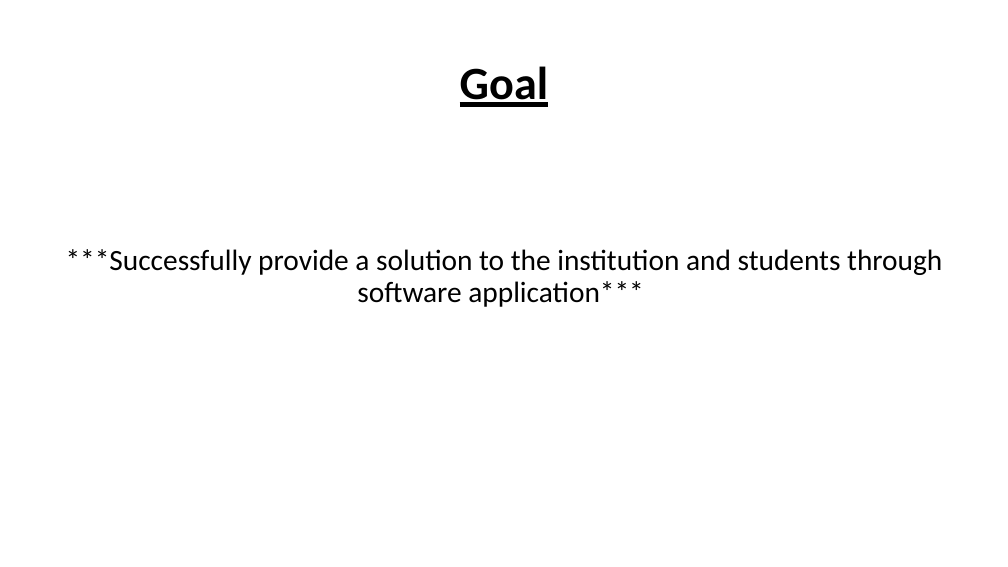
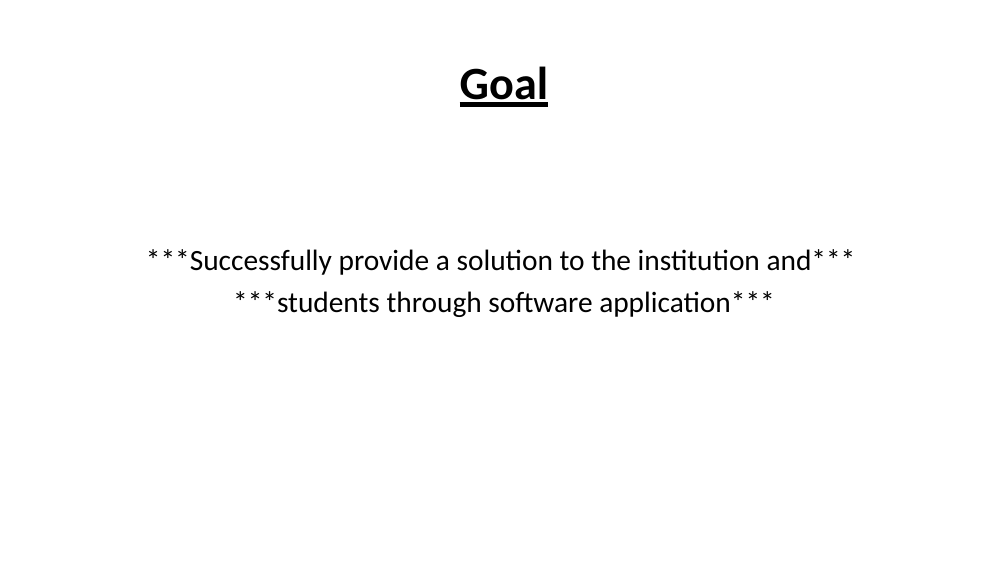
Before and after one commit to casey46ckc/Asso-yr2-FYP, a slide deck: slide 3 of fyp powerpoint/Fyp_revised_v1.1.pptx. Drawn at 1008x567 pixels with LibreOffice and Linux fonts; fonts in the diff are those of the drawing; background and template pictures are left out. Boxes give left, top, right and bottom in pixels: in the first picture for what was removed or moved away, otherwise in the second. Text is boxed around its words. In the diff, an @@ line names an element or a change of style, - is before the commit and + after.

```diff
--- a/fyp powerpoint/Fyp_revised_v1.1.pptx
+++ b/fyp powerpoint/Fyp_revised_v1.1.pptx
@@ text at (146, 249, 856, 317): text changed @@
-***Successfully provide a solution to the institution and students through software application***
+***Successfully provide a solution to the institution and***
+***students through software application***
```
Also in this commit, not shown: 8 other slides changed, 1 slide added, 2 other files.
